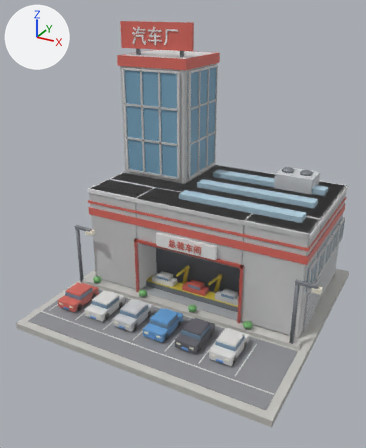
The glTF model county-tycoon/assets/resources/models3d/car-factory.glb as it was, and as the next commit left it.
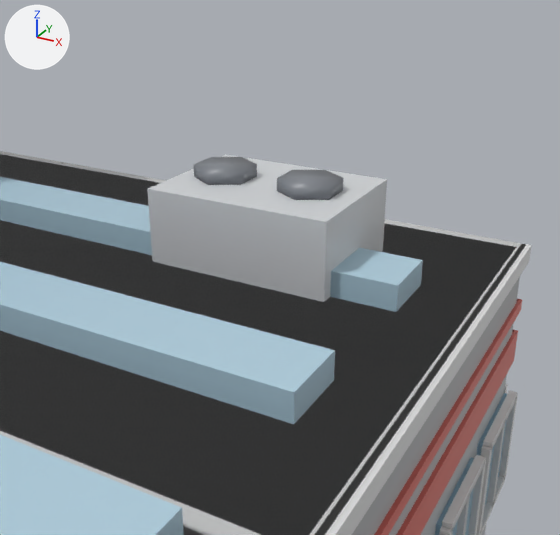
Each version appears first whole from a 50 mm camera at (2.617, -2.178, 2.244) aimed at (0.968, 0.819, 0.745), and next in a close-up from a 50 mm camera at (2.119, 0.659, 1.353) aimed at (1.579, 1.642, 0.862). The axes (+X, +Y, +Z) are drawn at upper left. The lights are the same throughout. The last two pictures show the newer version. Vertices at exactly the same position are counted once.

In view in the first close-up: 'car-factory'.
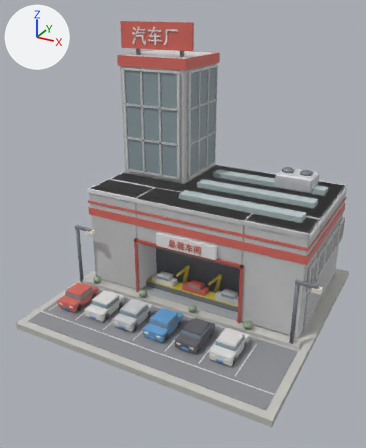
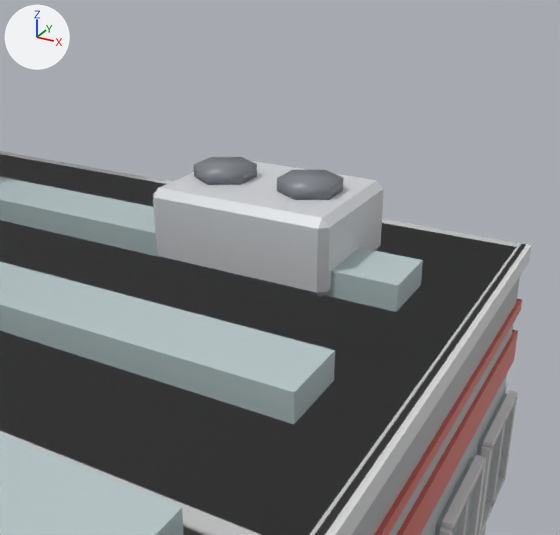
Where the newer file only moved an object's origin or applied its transform, the numbers keep the older frame.

Pixel boxes (x1, y1, x2, y2) of what changed, in the close-ups (560 x 535 px):
part 1 of me_立方体, added: after (153, 161, 384, 297)
part 2 of me_立方体, recoloured: (0, 157, 423, 535) in both

Diff of the bpy script that builds the scene:
```diff
--- a/county-tycoon/assets/resources/models3d/car-factory.glb.py
+++ b/county-tycoon/assets/resources/models3d/car-factory.glb.py
@@ mat_housing @@
+mat_housing = bpy.data.materials.new('housing')
+# nodes: BsdfPrincipled, Mix, OutputMaterial, VertexColor
+# colours: white #e7e7e7, mixed with the vertex colours
@@ me_立方体 @@
 # used by ob_car_factory; location = (1.0, 1.0, 0.025)
-me_立方体.from_pydata(...)  # 3802 vertices, 6342 faces; spans x -1.0..1.04, y -1.0..1.0, z -0.03..2.08
+me_立方体.from_pydata(...)  # 3818 vertices, 6374 faces; spans x -1.0..1.04, y -1.0..1.0, z -0.03..2.08
+# me_立方体 part 1: the loose piece of 24 vertices spanning x -0.88..-0.28, y 0.3..0.88, z 0.03..1.83 is copied, and the copy is scaled about its middle by (0.486, 0.362, 0.0583), then moved by (1.13, 0.07, -0.02); it spans x 0.4..0.7, y 0.55..0.77, z 0.85..0.97
+# me_立方体 part 2: 640 faces spanning x -0.97..1.02, y -0.62..0.91, z 0.02..1.88 switch from mat_lit to mat_housing
+# other edits to the shape of me_立方体 do not show in these pictures
 me_立方体.materials.append(mat_emit)
```
